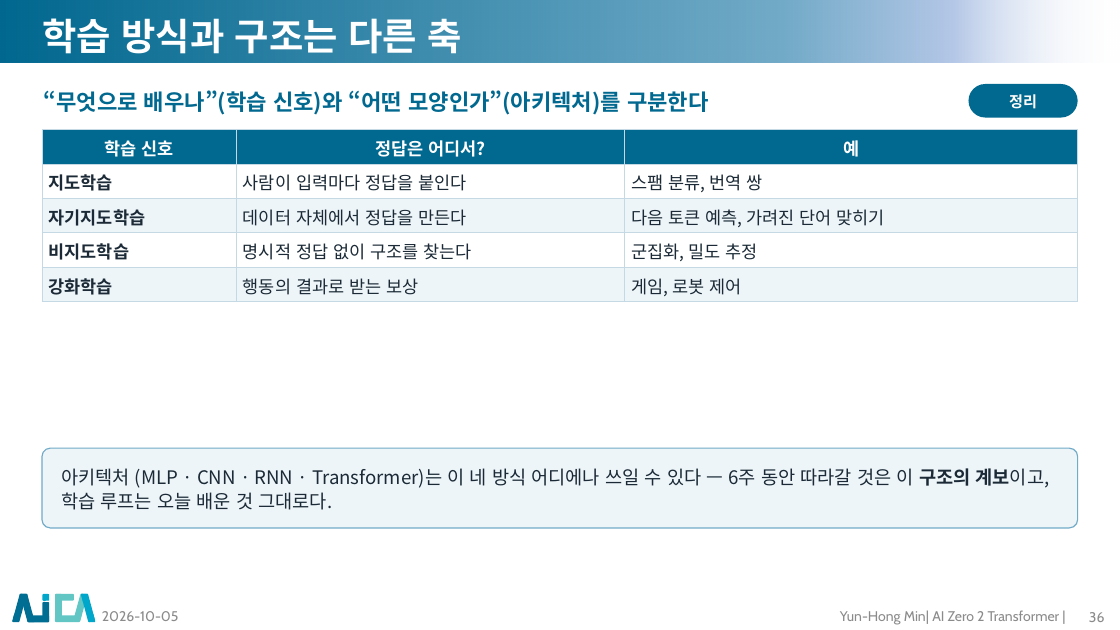
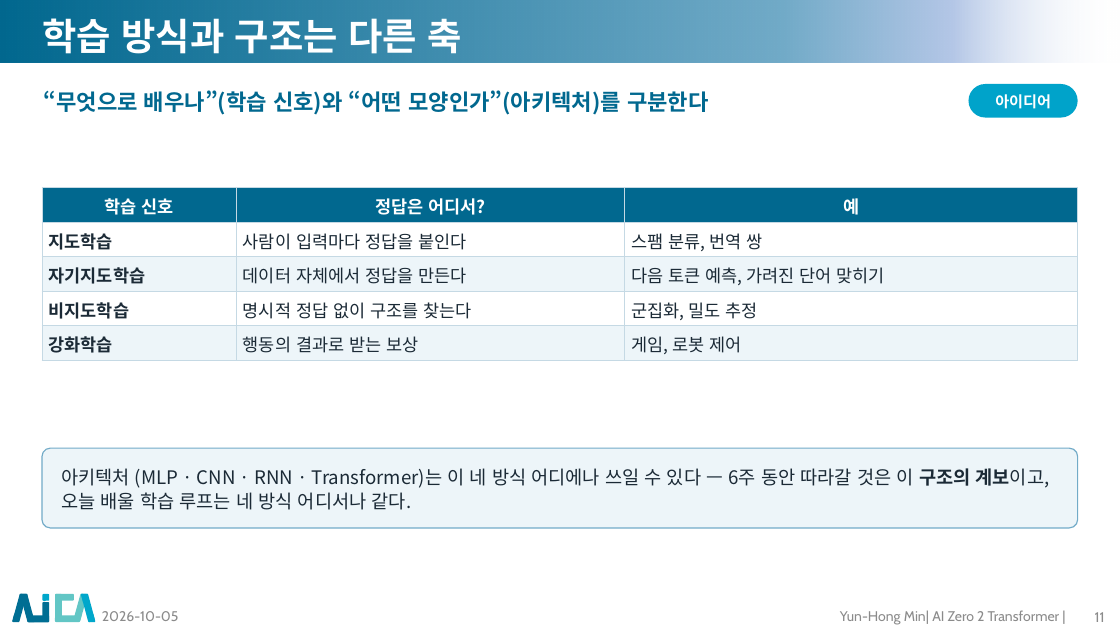
Before and after one commit to myunhh/AI-Zero-2-Transformers, a slide deck: slide 11 of lectures/week01_tensor_and_learning.pptx (slide 36 before the commit). Drawn at 1120x630 pixels with LibreOffice and Linux fonts; fonts in the diff are those of the drawing; background and template pictures are left out. Boxes give left, top, right and bottom in pixels: in the first picture for what was removed or moved away, otherwise in the second. Text is boxed around its words. In the diff, an @@ line names an element or a change of style, - is before the commit and + after.

```diff
--- a/lectures/week01_tensor_and_learning.pptx
+++ b/lectures/week01_tensor_and_learning.pptx
@@ rounded rectangle "아이디어" at [969,84,1078,118]: fill #01688F to #00A3CA @@
@@ text in rounded rectangle at [995,94,1051,109]: text changed @@
-정리
+아이디어
@@ table: place and size @@
-table at [42,129,1077,302]
+table at [42,187,1077,360]
@@ text in rounded rectangle at [61,468,1050,510]: text changed @@
-아키텍처 (MLP · CNN · RNN · Transformer)는 이 네 방식 어디에나 쓰일 수 있다 — 6주 동안 따라갈 것은 이 구조의 계보이고, 학습 루프는 오늘 배운 것 그대로다.
+아키텍처 (MLP · CNN · RNN · Transformer)는 이 네 방식 어디에나 쓰일 수 있다 — 6주 동안 따라갈 것은 이 구조의 계보이고, 오늘 배울 학습 루프는 네 방식 어디서나 같다.
@@ page number at [1095,612,1105,622]: text changed @@
-36
+11
```
Also in this commit, not shown: 31 other slides changed, 10 other files.
